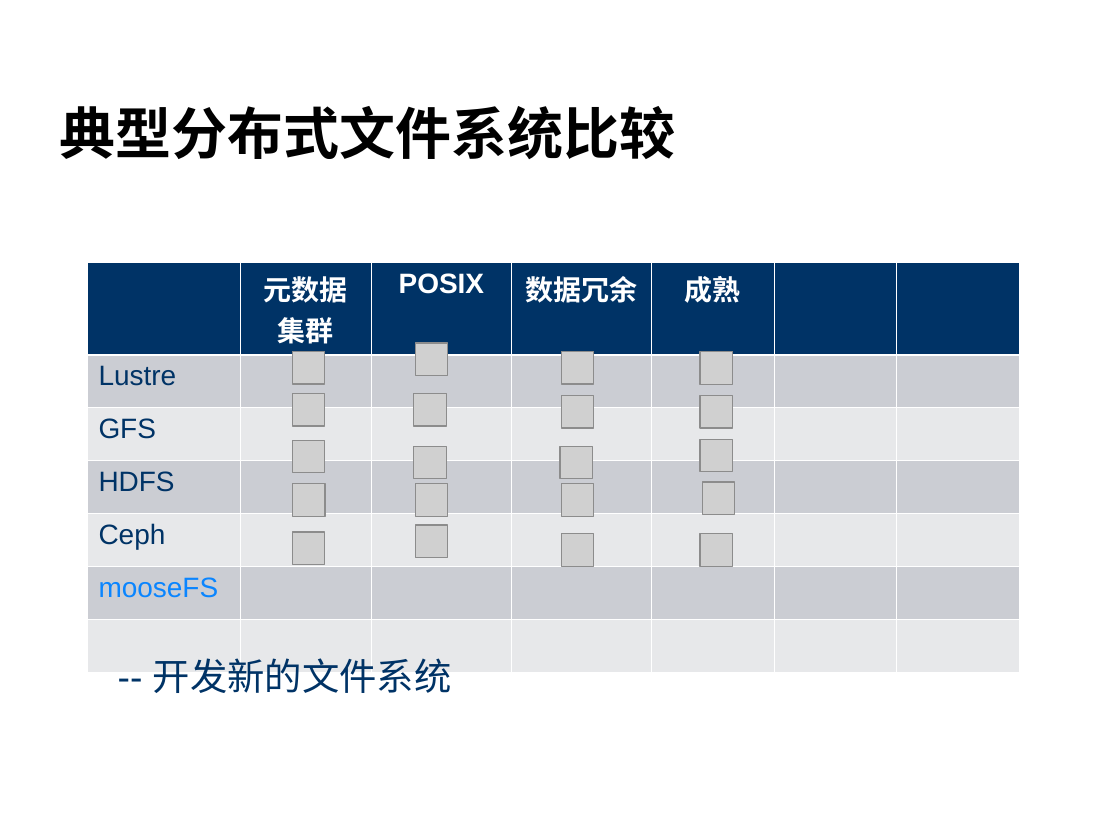
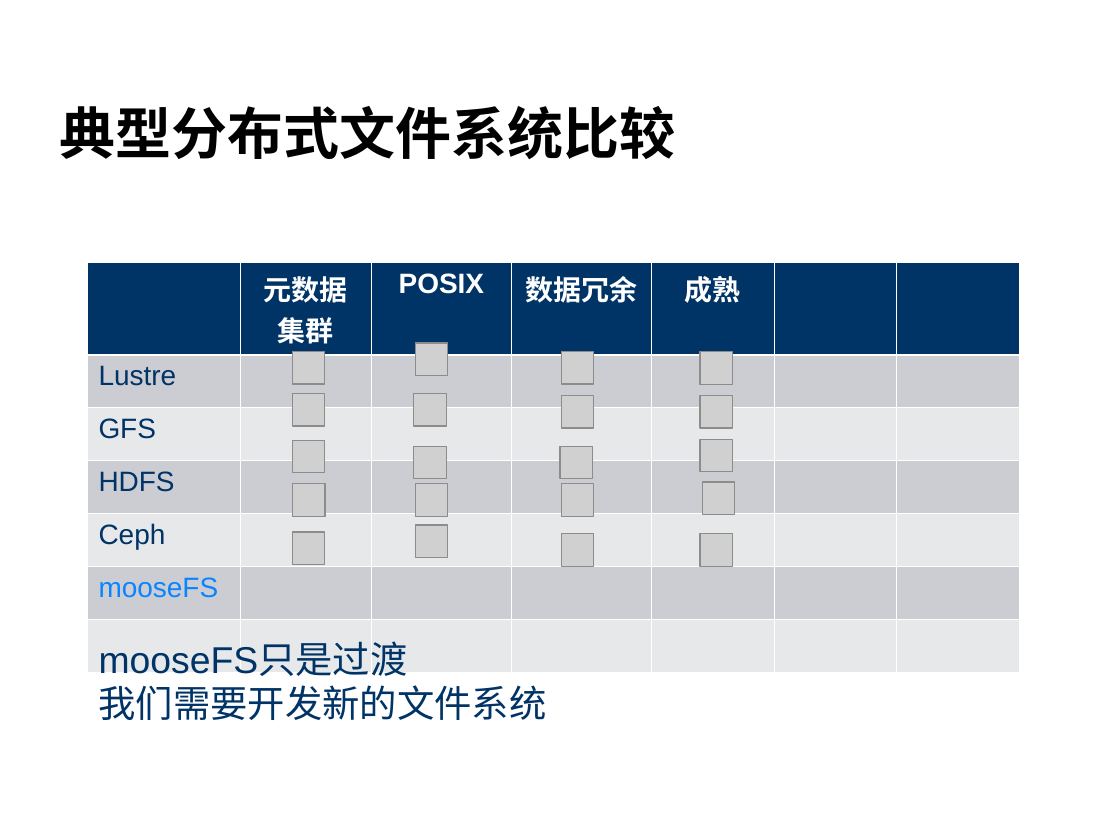
Before and after one commit to cheliequan/idning-paper, a slide deck: slide 4 of draft/答辩.ppt. Drawn at 1120x840 pixels with LibreOffice and Linux fonts; fonts in the diff are those of the drawing; grey boxes stand for pictures; background and template pictures are left out. Boxes give left, top, right and bottom in pixels: in the first picture for what was removed or moved away, otherwise in the second. Text is boxed around its words. In the diff, an @@ line names an element or a change of style, - is before the commit and + after.

```diff
--- a/draft/答辩.ppt
+++ b/draft/答辩.ppt
@@ text at (99,643,547,720): text changed @@
--- 开发新的文件系统
+mooseFS只是过渡
+我们需要开发新的文件系统
```
Also in this commit, not shown: 11 other slides changed, 4 slides added, 3 slides removed, 1 other file.
